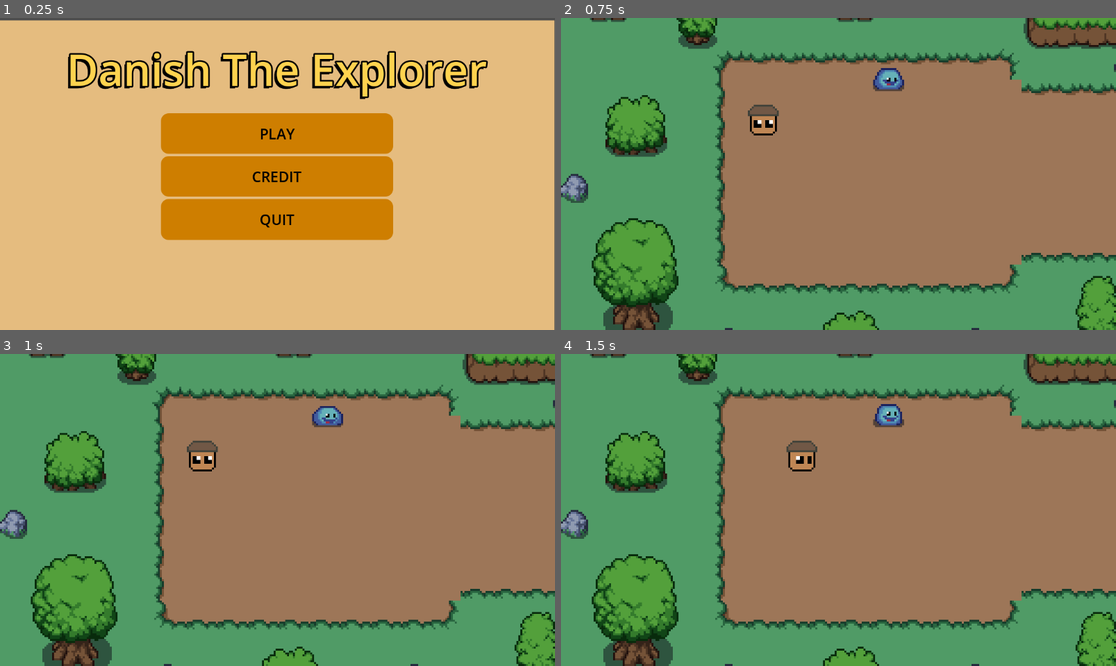
Above: before the commit, frames 1-4 (two rows, left to right).
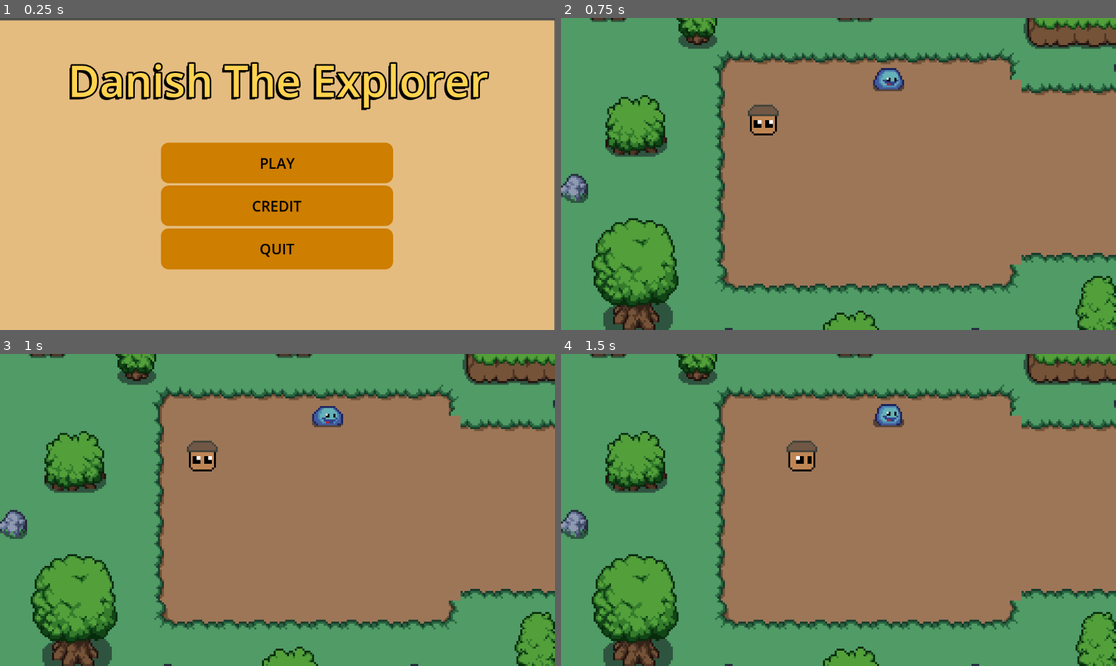
Above: after the commit, the same moments.

Repository: Abbby1007/Danish_The_Explorer
Game: Godot game, scene res://scenes/menu.tscn
Two runs of this game, one before a commit and one after it. Both use one fixed random seed, a clock stepped at 60 frames per second and the inputs below.
Inputs:
- Up to frame 1 (0.25 s): no input
- Up to frame 2 (0.75 s): click "PLAY" at 0.5 s
- Up to frame 3 (1 s): no input
- Up to frame 4 (1.5 s): tap Enter at 1.25 s; hold Right (ui_right) from 1.28 s (still down); tap E (attack) at 1.35 s

The runs differ from the first frame. In frame 1, 17% of the frame differs, in the area x 12-89%, y 10-81%; in frame 2, nothing differs; in frame 3, nothing differs; in frame 4, nothing differs.

Commit message:
Main Menu complete for now

Diff:
--- a/scenes/menu.tscn
+++ b/scenes/menu.tscn
@@ -1,9 +1,25 @@
-[gd_scene load_steps=4 format=3 uid="uid://cdf10a5e3lh3"]
+[gd_scene load_steps=7 format=3 uid="uid://cdf10a5e3lh3"]
 
 [ext_resource type="Script" uid="uid://dj46bdyplfxgv" path="res://scripts/menu.gd" id="1_yqeox"]
 
 [sub_resource type="StyleBoxFlat" id="StyleBoxFlat_yqeox"]
 bg_color = Color(0.898039, 0.737255, 0.498039, 1)
+
+[sub_resource type="StyleBoxEmpty" id="StyleBoxEmpty_yqeox"]
+
+[sub_resource type="StyleBoxFlat" id="StyleBoxFlat_vjb58"]
+bg_color = Color(1, 0.668023, 0.279726, 1)
+corner_radius_top_left = 16
+corner_radius_top_right = 16
+corner_radius_bottom_right = 16
+corner_radius_bottom_left = 16
+
+[sub_resource type="StyleBoxFlat" id="StyleBoxFlat_con2f"]
+bg_color = Color(1, 0.666667, 0.278431, 1)
+corner_radius_top_left = 16
+corner_radius_top_right = 16
+corner_radius_bottom_right = 16
+corner_radius_bottom_left = 16
 
 [sub_resource type="StyleBoxFlat" id="StyleBoxFlat_4h3mk"]
 bg_color = Color(0.807843, 0.494118, 0, 1)
@@ -42,9 +58,9 @@
 anchor_right = 0.5
 anchor_bottom = 0.5
 offset_left = -241.0
-offset_top = -131.5
+offset_top = -70.0
 offset_right = 241.0
-offset_bottom = 131.5
+offset_bottom = 193.0
 grow_horizontal = 2
 grow_vertical = 2
 theme_override_constants/separation = 5
@@ -52,24 +68,39 @@
 [node name="Play" type="Button" parent="VBoxContainer"]
 layout_mode = 2
 size_flags_vertical = 3
+theme_override_colors/font_hover_color = Color(1, 1, 1, 1)
 theme_override_colors/font_color = Color(0, 0, 0, 1)
+theme_override_colors/font_pressed_color = Color(0.521757, 0.378957, 0.155209, 1)
 theme_override_font_sizes/font_size = 30
+theme_override_styles/focus = SubResource("StyleBoxEmpty_yqeox")
+theme_override_styles/hover = SubResource("StyleBoxFlat_vjb58")
+theme_override_styles/pressed = SubResource("StyleBoxFlat_con2f")
 theme_override_styles/normal = SubResource("StyleBoxFlat_4h3mk")
 text = "PLAY"
 
 [node name="credit" type="Button" parent="VBoxContainer"]
 layout_mode = 2
 size_flags_vertical = 3
+theme_override_colors/font_hover_color = Color(1, 1, 1, 1)
 theme_override_colors/font_color = Color(0, 0, 0, 1)
+theme_override_colors/font_pressed_color = Color(0.521757, 0.378957, 0.155209, 1)
 theme_override_font_sizes/font_size = 30
+theme_override_styles/focus = SubResource("StyleBoxEmpty_yqeox")
+theme_override_styles/hover = SubResource("StyleBoxFlat_vjb58")
+theme_override_styles/pressed = SubResource("StyleBoxFlat_con2f")
 theme_override_styles/normal = SubResource("StyleBoxFlat_4h3mk")
 text = "CREDIT"
 
 [node name="quit" type="Button" parent="VBoxContainer"]
 layout_mode = 2
 size_flags_vertical = 3
+theme_override_colors/font_hover_color = Color(1, 1, 1, 1)
 theme_override_colors/font_color = Color(0, 0, 0, 1)
+theme_override_colors/font_pressed_color = Color(0.521757, 0.378957, 0.155209, 1)
 theme_override_font_sizes/font_size = 30
+theme_override_styles/focus = SubResource("StyleBoxEmpty_yqeox")
+theme_override_styles/hover = SubResource("StyleBoxFlat_vjb58")
+theme_override_styles/pressed = SubResource("StyleBoxFlat_con2f")
 theme_override_styles/normal = SubResource("StyleBoxFlat_4h3mk")
 text = "QUIT"
 
@@ -80,10 +111,10 @@
 anchor_top = 0.5
 anchor_right = 0.5
 anchor_bottom = 0.5
-offset_left = -553.0
-offset_top = -298.0
-offset_right = 553.0
-offset_bottom = -148.0
+offset_left = -550.0
+offset_top = -275.0
+offset_right = 556.0
+offset_bottom = -125.0
 grow_horizontal = 2
 grow_vertical = 2
 theme_override_colors/font_color = Color(1, 0.827451, 0.309804, 1)
